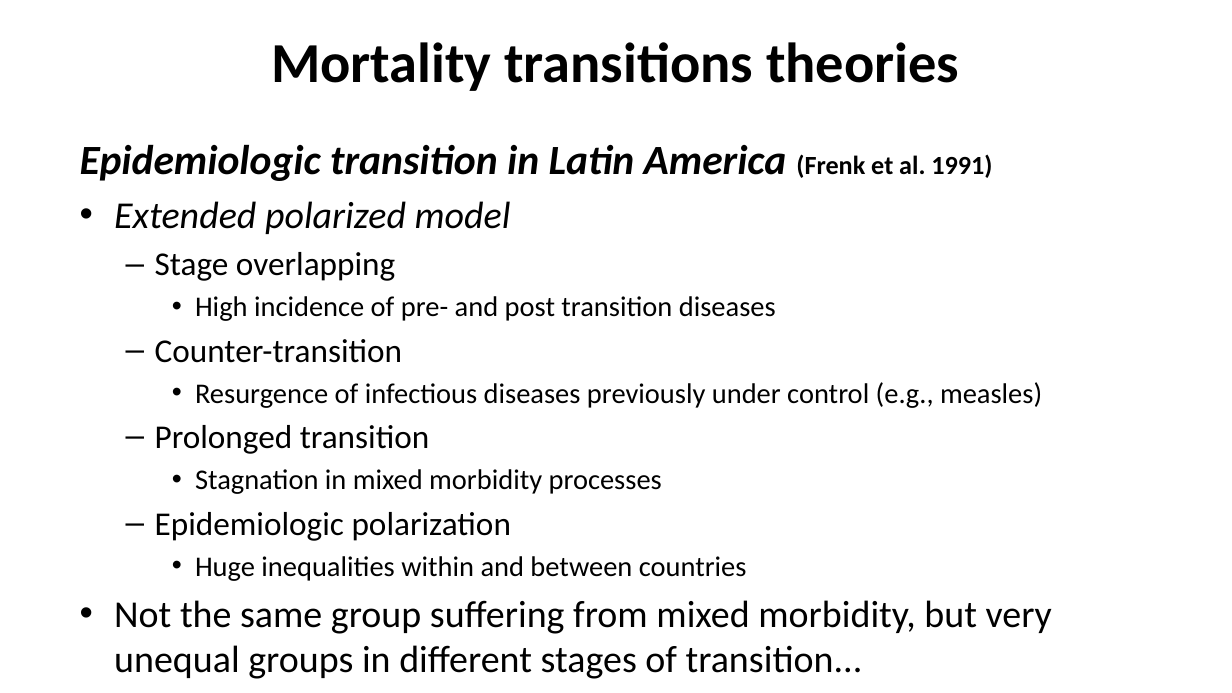
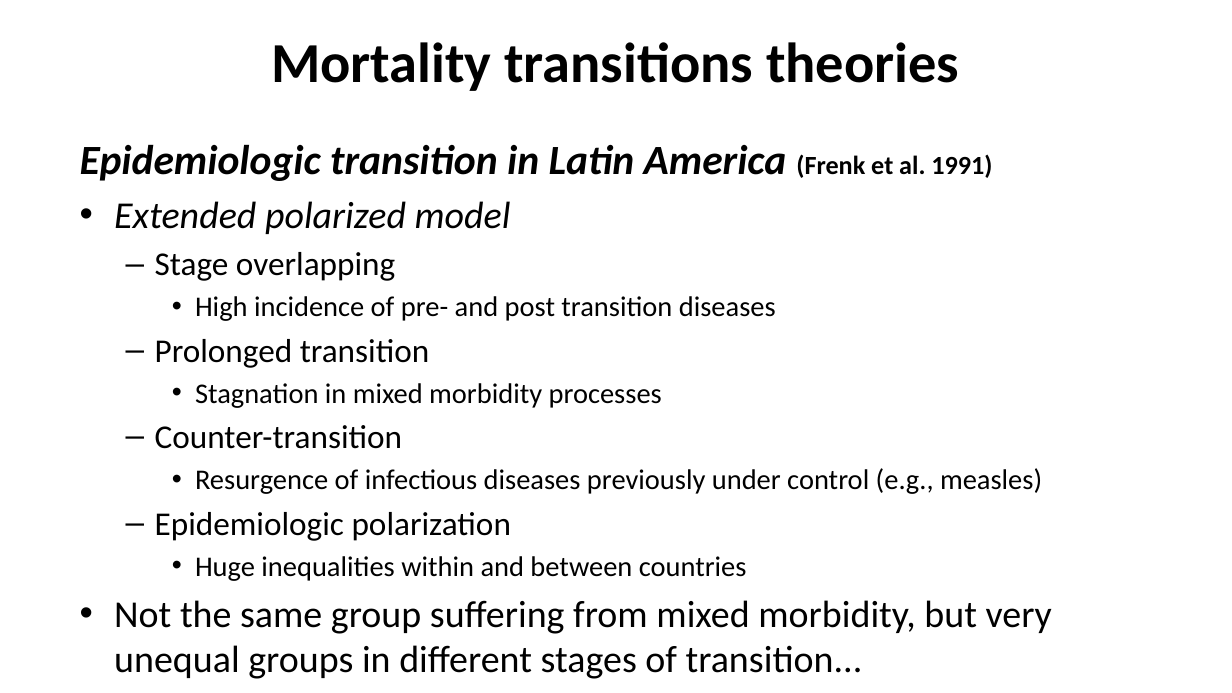
Before and after one commit to kikeacosta/edsd26_apc, a slide deck: slide 31 of slides/01_mortality_trends.pptx. Drawn at 1232x693 pixels with LibreOffice and Linux fonts; fonts in the diff are those of the drawing. Boxes give left, top, right and bottom in pixels: in the first picture for what was removed or moved away, otherwise in the second. Text is boxed around its words. In the diff, an @@ line names an element or a change of style, - is before the commit and + after.

```diff
--- a/slides/01_mortality_trends.pptx
+++ b/slides/01_mortality_trends.pptx
@@ text at <box>155,339,662,408</box>: paragraphs added @@
+  – Prolonged transition
+    • Stagnation in mixed morbidity processes
@@ text at <box>155,425,662,494</box>: paragraphs removed @@
-  – Prolonged transition
-    • Stagnation in mixed morbidity processes
```
Also in this commit, not shown: 7 other slides changed, 2 slides added.
